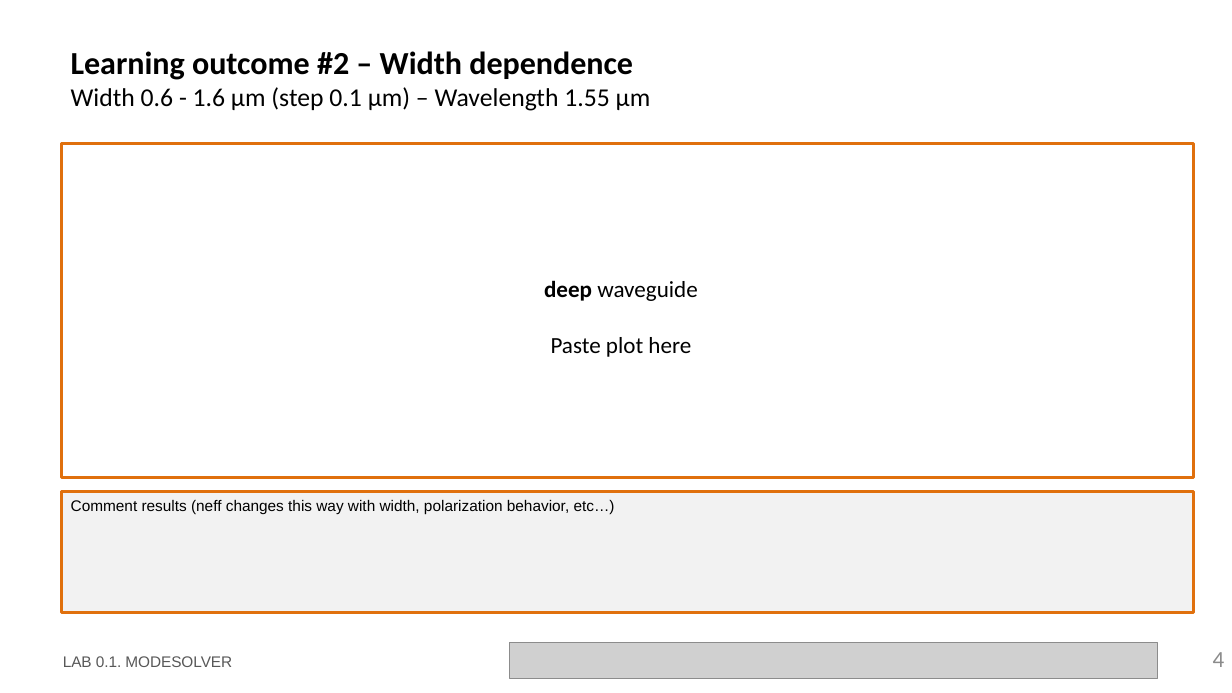
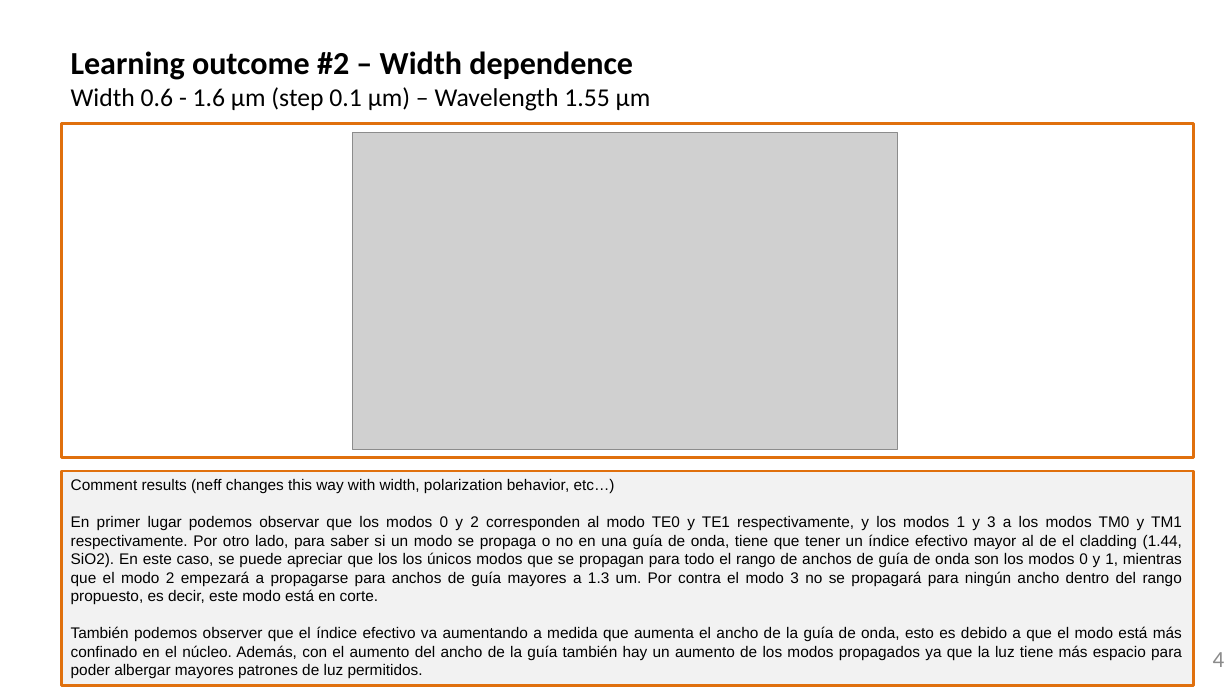
Before and after one commit to snacmuo/pic-upv-lab1, a slide deck: slide 4 of LabBook_10.pptx. Drawn at 1232x693 pixels with LibreOffice and Linux fonts; fonts in the diff are those of the drawing; grey boxes stand for pictures; background and template pictures are left out. Boxes give left, top, right and bottom in pixels: in the first picture for what was removed or moved away, otherwise in the second. Text is boxed around its words. In the diff, an @@ line names an element or a change of style, - is before the commit and + after.

```diff
--- a/LabBook_10.pptx
+++ b/LabBook_10.pptx
@@ 2 texts, 1 rectangle: place and size @@
-2 texts, 1 rectangle at box(62, 143, 1194, 667)
+2 texts, 1 rectangle at box(62, 123, 1194, 651)
@@ picture added at box(352, 133, 897, 450) @@
@@ rectangle "Comment results (neff changes this ...": place and size @@
-rectangle "Comment results (neff changes this ..." at box(62, 492, 1194, 613)
+rectangle "Comment results (neff changes this ..." at box(62, 471, 1194, 686)
@@ text in rectangle at box(71, 516, 1182, 679): paragraphs added @@
+En primer lugar podemos observar que los modos 0 y 2 corresponden al modo TE0 y TE1 respectivamente, y los modos 1 y 3 a los modos TM0 y TM1 respectivamente. Por otro lado, para saber si un modo se propaga o no en una guía de onda, tiene que tener un índice efectivo mayor al de el cladding (1.44, SiO2). En este caso, se puede apreciar que los los únicos modos que se propagan para todo el rango de anchos de guía de onda son los modos 0 y 1, mientras que el modo 2 empezará a propagarse para anchos de guía mayores a 1.3 um. Por contra el modo 3 no se propagará para ningún ancho dentro del rango propuesto, es decir, este modo está en corte.
+También podemos observer que el índice efectivo va aumentando a medida que aumenta el ancho de la guía de onda, esto es debido a que el modo está más confinado en el núcleo. Además, con el aumento del ancho de la guía también hay un aumento de los modos propagados ya que la luz tiene más espacio para poder albergar mayores patrones de luz permitidos.
@@ picture removed at box(510, 642, 1158, 679) @@
```
Also in this commit, not shown: 2 other slides changed.
